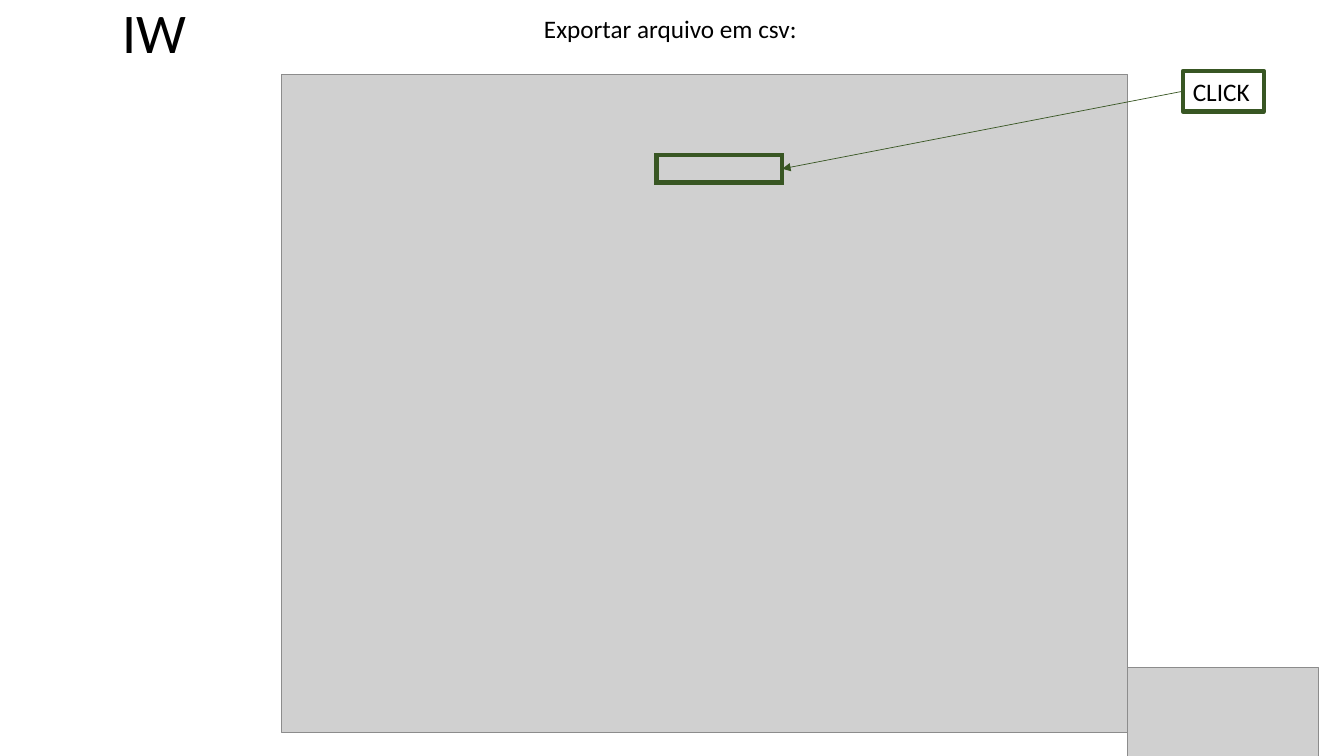
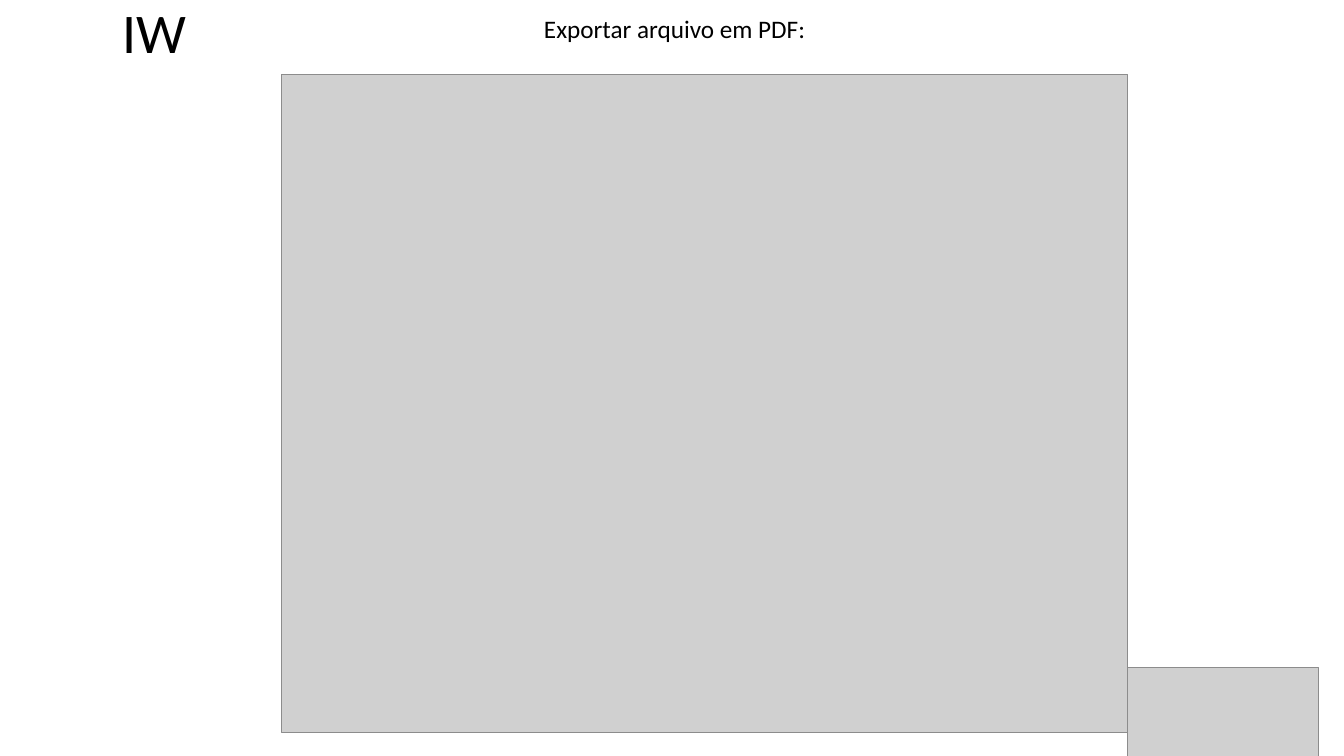
Before and after one commit to PronepPLima/ROBO-Fechamento_Suprimentos, a slide deck: slide 3 of log.pptx. Drawn at 1344x756 pixels with LibreOffice and Linux fonts; fonts in the diff are those of the drawing; grey boxes stand for pictures; background and template pictures are left out. Boxes give left, top, right and bottom in pixels: in the first picture for what was removed or moved away, otherwise in the second. Text is boxed around its words. In the diff, an @@ line names an element or a change of style, - is before the commit and + after.

Commit message:
Inserção de rotina para ler arquivo pdf e exibir primeira página em tela

```diff
--- a/log.pptx
+++ b/log.pptx
@@ text at [544, 20, 805, 42]: text changed @@
-Exportar arquivo em csv:
+Exportar arquivo em PDF:
@@ rectangle removed at [1184, 71, 1264, 111] @@
-CLICK
@@ arrow removed from (1184, 92) to (782, 168) @@
@@ rectangle removed at [656, 155, 782, 182] @@
```
Also in this commit, not shown: 3 other slides changed, 2 other files.
